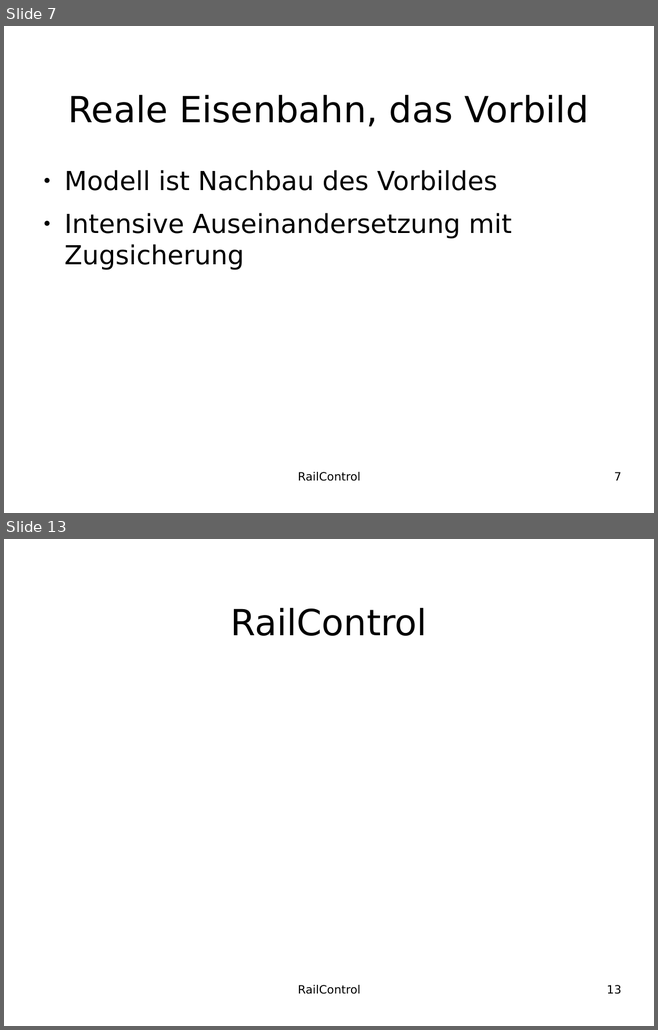
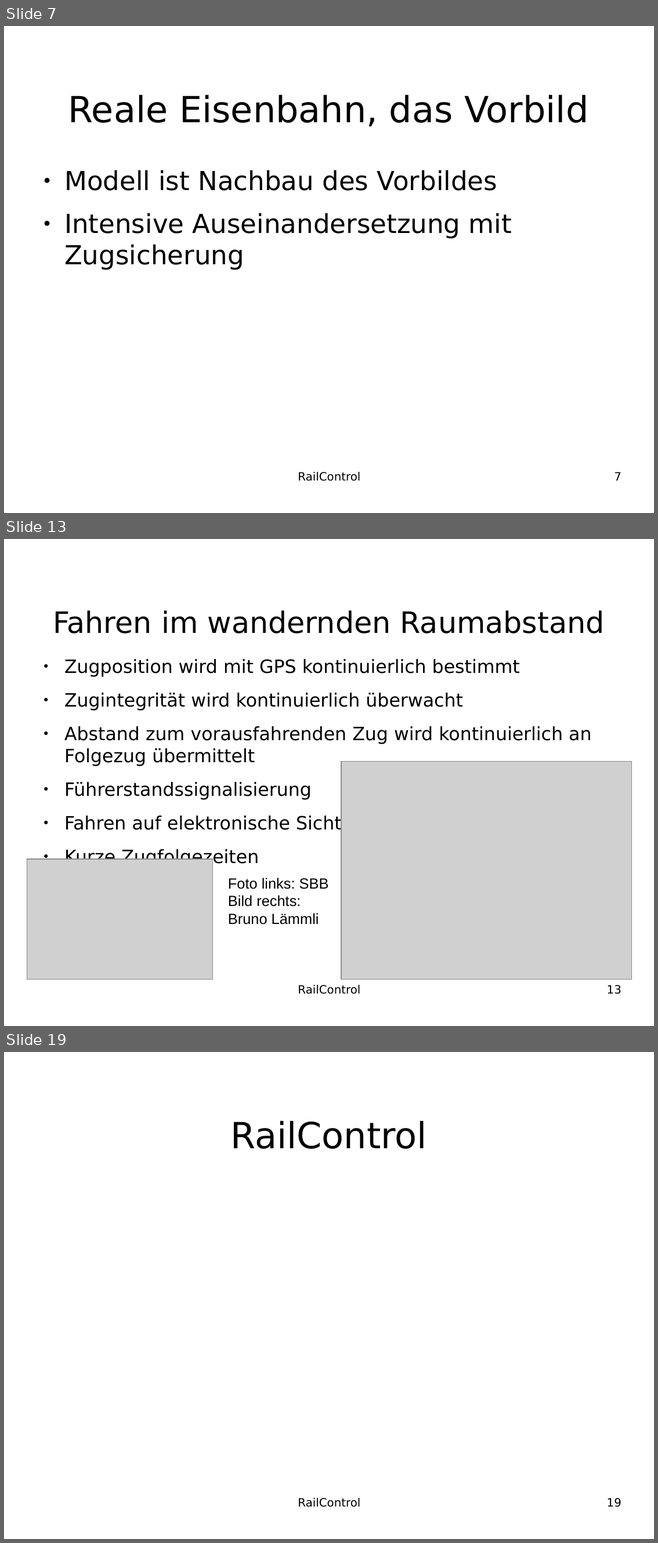
Before and after one commit to teddych/railcontrol, a slide deck: MAS/MAS_Thesis.odp. Shown one above the other, each under a label of ours: slides 7 and 13 before the commit, slides 7, 13 and 19 after it; the slides between them are not shown. The pictures are 658x1030 and 658x1543 pixels, drawn with LibreOffice and Linux fonts; fonts in the diff are those of the drawing; grey boxes stand for pictures; background and template pictures are left out. Boxes give left, top, right and bottom in pixels: in the first picture for what was removed or moved away, otherwise in the second. Text is boxed around its words. In the diff, an @@ line names an element or a change of style, - is before the commit and + after.

```diff
--- a/MAS/MAS_Thesis.odp
+++ b/MAS/MAS_Thesis.odp
@@ slide 13 added at (4,539,654,1026), background #FFFFFF @@
@@ title added at (53,610,604,634), 36 pt, text #000000 @@
+Fahren im wandernden Raumabstand
@@ text added at (64,659,591,867), 22.4 pt, text #000000 @@
+● Zugposition wird mit GPS kontinuierlich bestimmt
+● Zugintegrität wird kontinuierlich überwacht
+● Abstand zum vorausfahrenden Zug wird kontinuierlich an Folgezug übermittelt
+● Führerstandssignalisierung
+● Fahren auf elektronische Sicht
+● Kurze Zugfolgezeiten
@@ picture added at (341,762,632,980) @@
@@ picture added at (27,859,212,980) @@
@@ text added at (228,878,329,925), 18 pt, text #000000 @@
+Foto links: SBB
+Bild rechts:
+Bruno Lämmli
@@ text added at (297,985,360,994), 14 pt, text #000000 @@
+RailControl
@@ page number added at (607,985,621,994), 14 pt, text #000000 @@
+13
@@ what was slide 13 is now slide 19 @@
@@ page number at (607,1498,621,1507): text changed @@
-13
+19
```
Also in this commit, not shown: 5 slides changed, 5 other slides added.
